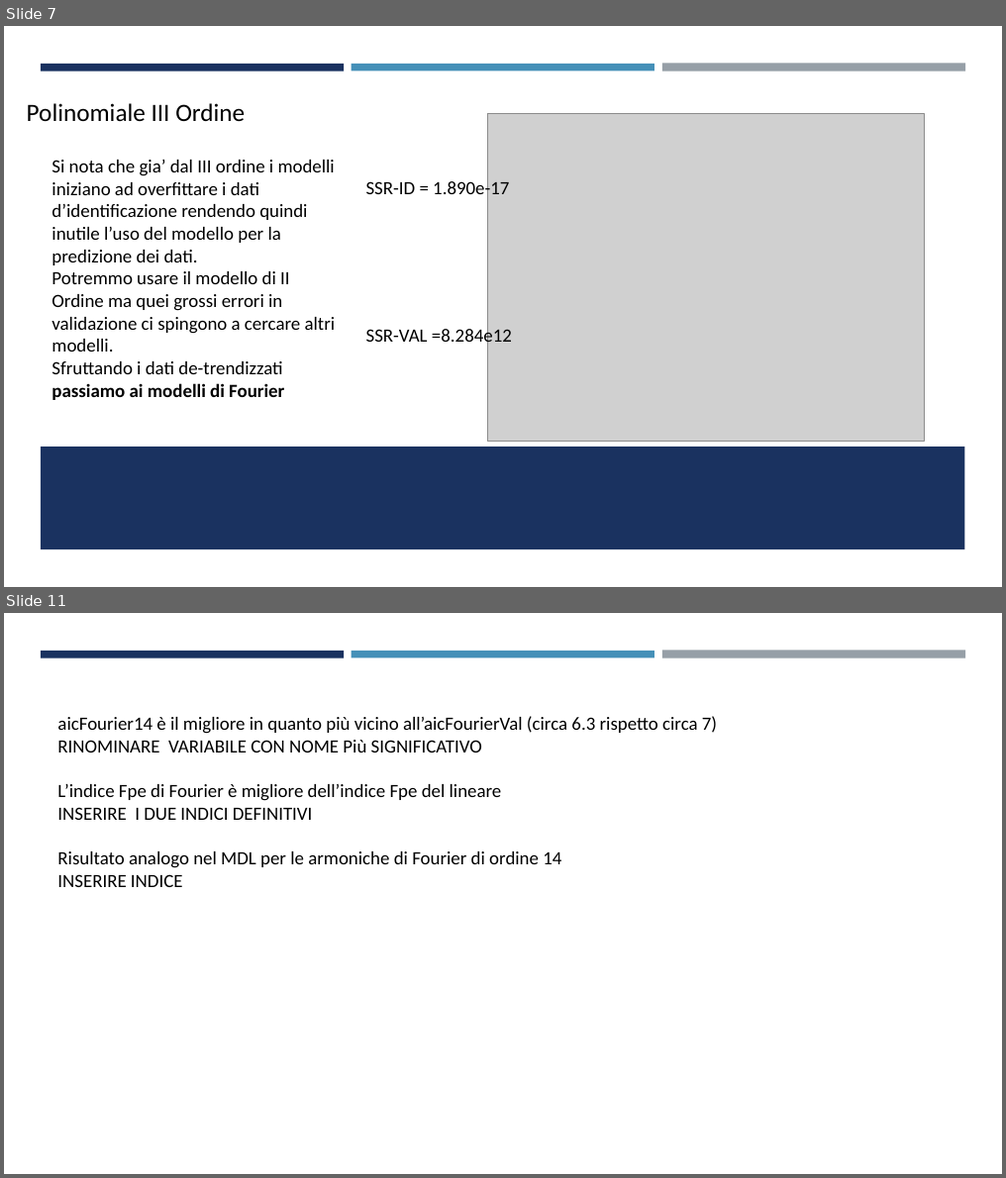
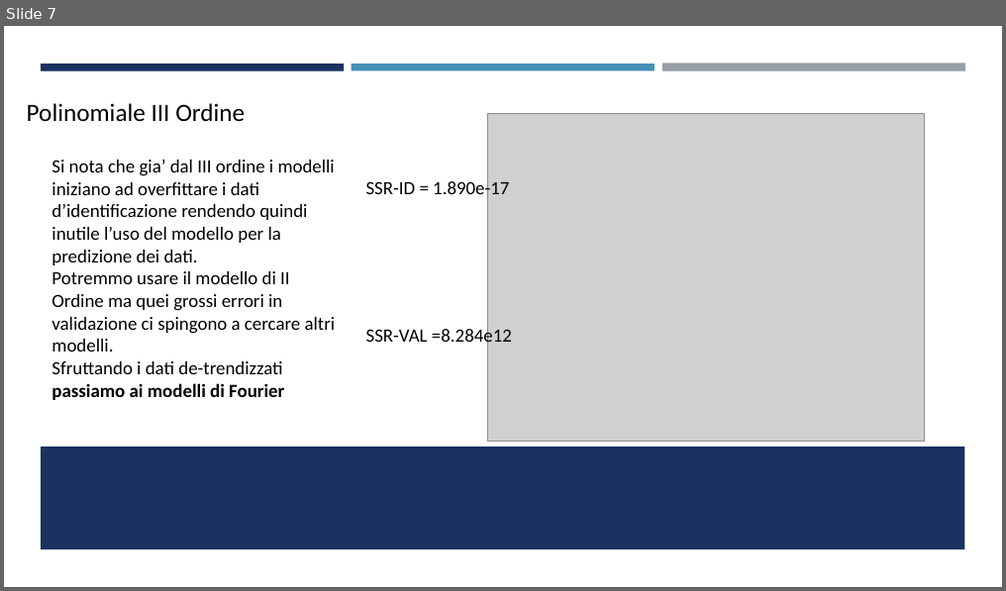
Before and after one commit to FabioPezzini/ShortTerm-Predictor, a slide deck: ProvaPresentazione.pptx. Shown one above the other, each under a label of ours: slides 7 and 11 before the commit, slide 7 after it; the slides between them are not shown. The pictures are 1006x1178 and 1006x591 pixels, drawn with LibreOffice and Linux fonts; fonts in the diff are those of the drawing; grey boxes stand for pictures. Boxes give left, top, right and bottom in pixels: in the first picture for what was removed or moved away, otherwise in the second. Text is boxed around its words. In the diff, an @@ line names an element or a change of style, - is before the commit and + after.

```diff
--- a/ProvaPresentazione.pptx
+++ b/ProvaPresentazione.pptx
@@ slide 11 removed at (x1=4, y1=613, x2=1002, y2=1174), background #FFFFFF; not listed: 3 template elements that a slide beside it also shows @@
@@ text removed at (x1=57, y1=716, x2=717, y2=887) @@
-aicFourier14 è il migliore in quanto più vicino all’aicFourierVal (circa 6.3 rispetto circa 7)
-RINOMINARE VARIABILE CON NOME Più SIGNIFICATIVO
-L’indice Fpe di Fourier è migliore dell’indice Fpe del lineare
-INSERIRE I DUE INDICI DEFINITIVI
-Risultato analogo nel MDL per le armoniche di Fourier di ordine 14
-INSERIRE INDICE
```
Also in this commit, not shown: 2 slides changed, 6 slides added, 3 other slides removed, 1 other file.
